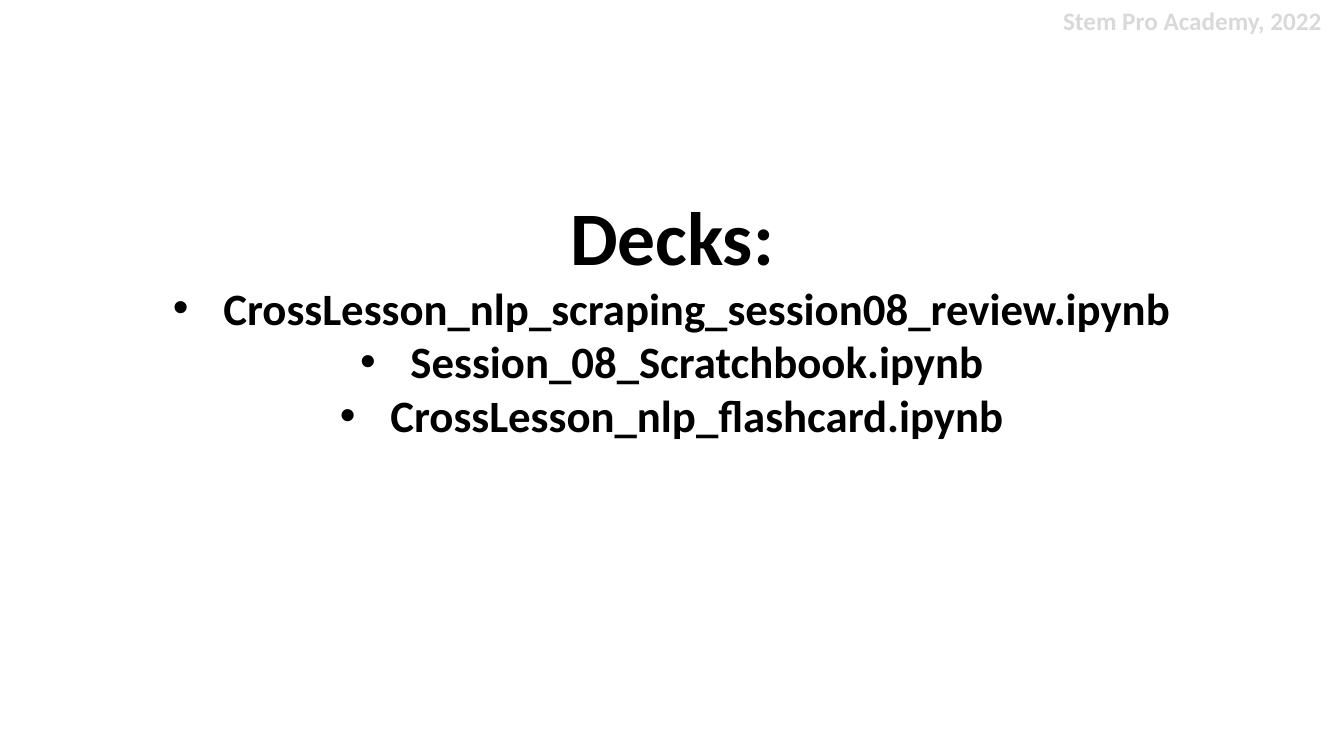
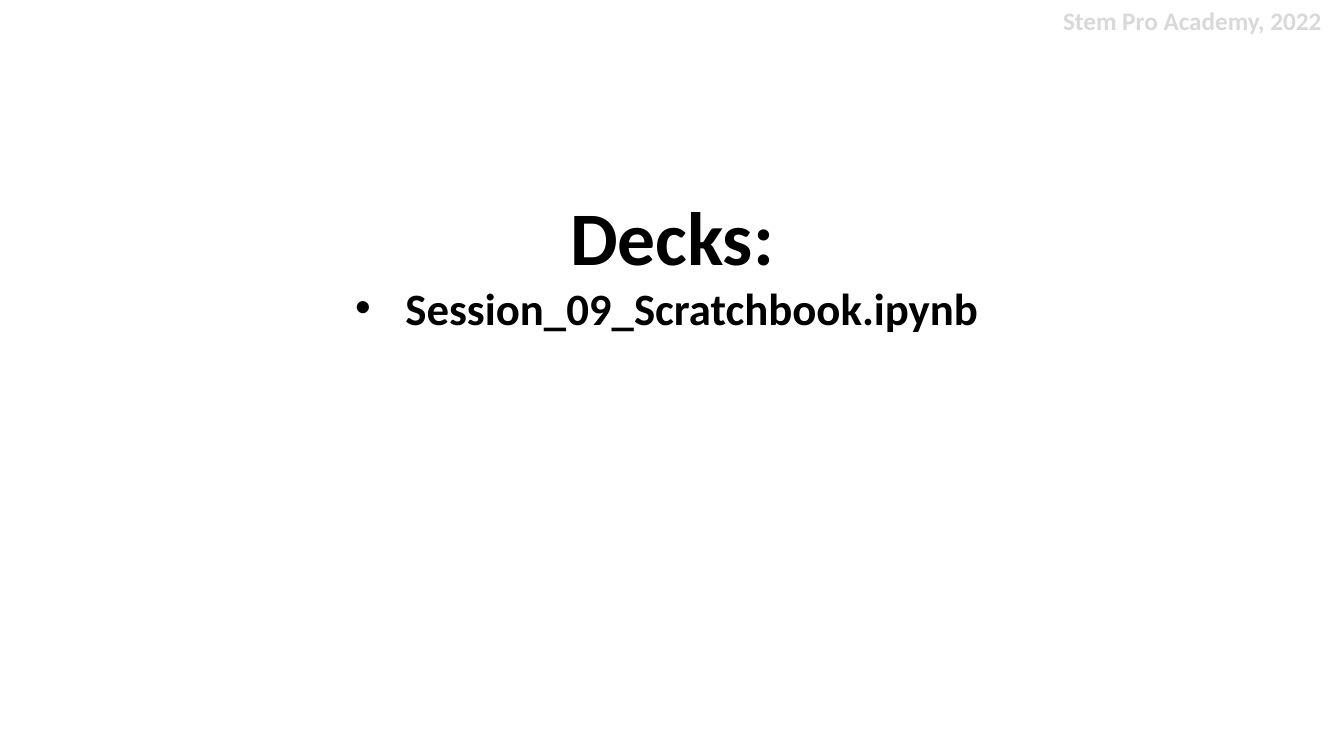
Before and after one commit to stemproaca/dscamp, a slide deck: slide 5 of lessons/sesson08/Session_08.pptx. Drawn at 1344x756 pixels with LibreOffice and Linux fonts; fonts in the diff are those of the drawing. Boxes give left, top, right and bottom in pixels: in the first picture for what was removed or moved away, otherwise in the second. Text is boxed around its words. In the diff, an @@ line names an element or a change of style, - is before the commit and + after.

Commit message:
Session09

```diff
--- a/lessons/sesson08/Session_08.pptx
+++ b/lessons/sesson08/Session_08.pptx
@@ text at (405, 293, 978, 332): text changed @@
-• CrossLesson_nlp_scraping_session08_review.ipynb
-• Session_08_Scratchbook.ipynb
-• CrossLesson_nlp_flashcard.ipynb
+• Session_09_Scratchbook.ipynb
```
Also in this commit, not shown: 3 other slides changed, 19 other files.
